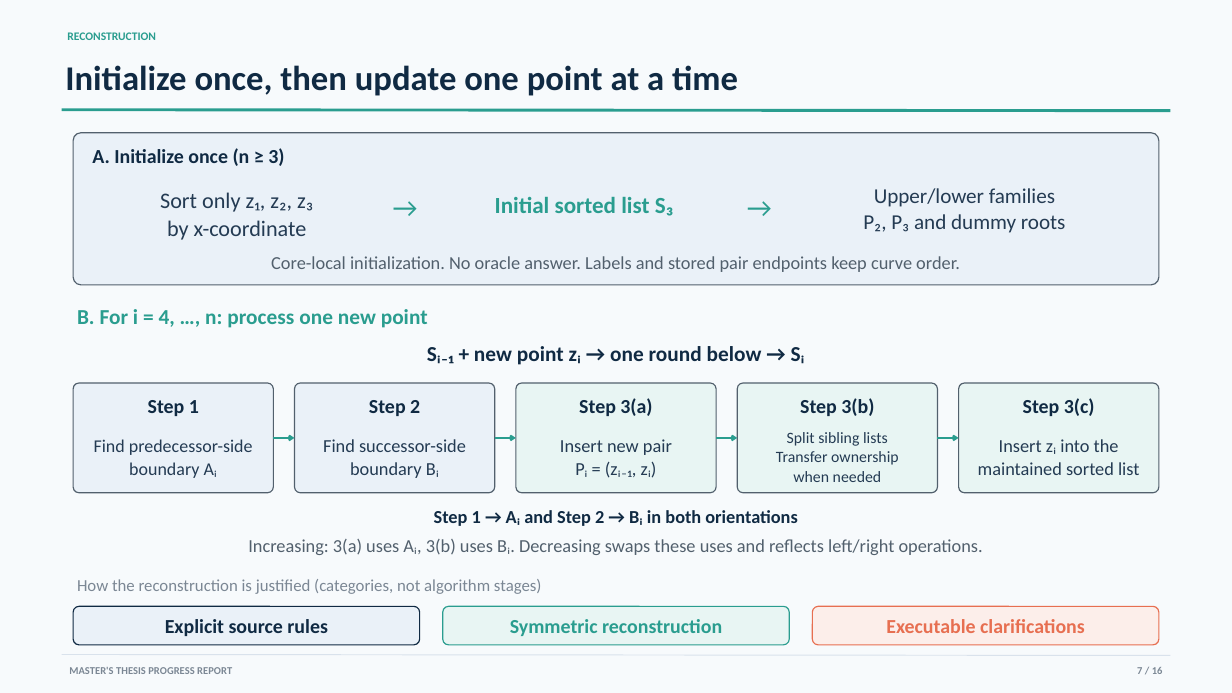
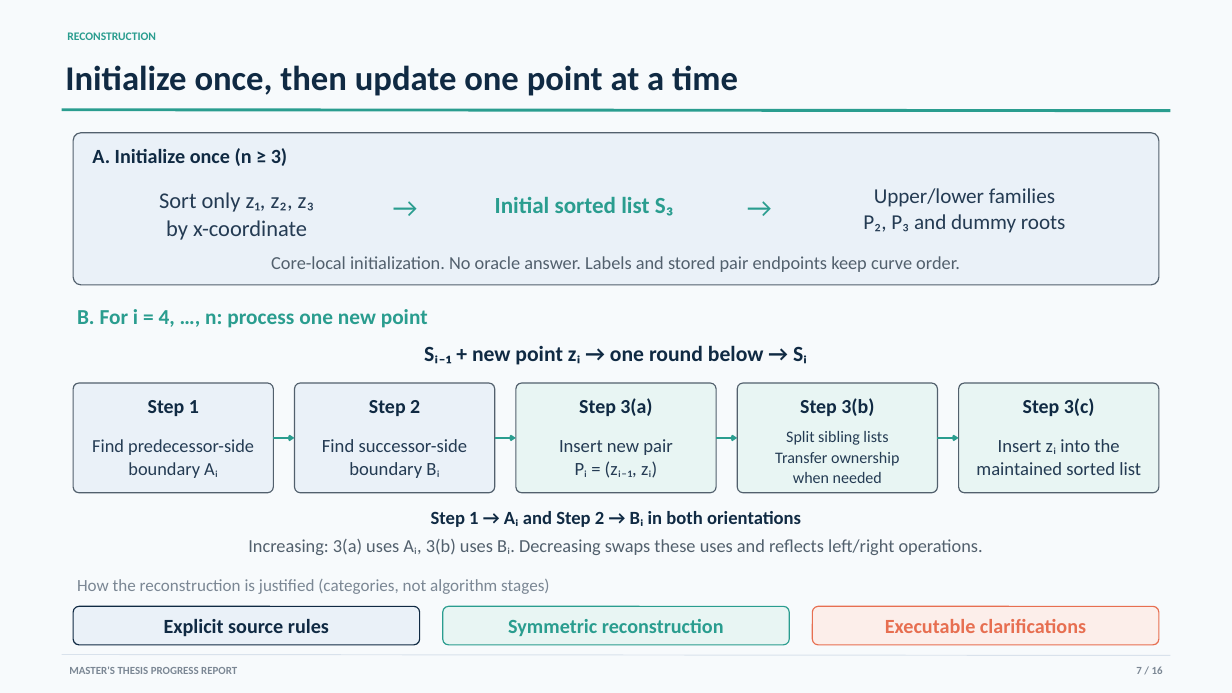
Before and after one commit to YixueWang983/jordan-sorting, a slide deck: slide 7 of presentations/progress_report/Jordan_Sorting_Progress_Report.pptx. Drawn at 1232x693 pixels with LibreOffice and Linux fonts; fonts in the diff are those of the drawing. Boxes give left, top, right and bottom in pixels: in the first picture for what was removed or moved away, otherwise in the second. Text is boxed around its words. In the diff, an @@ line names an element or a change of style, - is before the commit and + after.

```diff
--- a/presentations/progress_report/Jordan_Sorting_Progress_Report.pptx
+++ b/presentations/progress_report/Jordan_Sorting_Progress_Report.pptx
@@ text "Sort only z₁, z₂, z₃" at (x1=159, y1=192, x2=314, y2=240): size 17.2 to 17.5 pt @@
@@ text "Sᵢ₋₁ + new point zᵢ ..." at (x1=424, y1=345, x2=807, y2=365): size 16.7 to 16.9 pt @@
@@ text "Find predecessor-side" at (x1=92, y1=439, x2=254, y2=478): size 14 to 14.3 pt @@
@@ text "Split sibling lists" at (x1=775, y1=431, x2=899, y2=483): size 12.3 to 12.5 pt @@
@@ size 14.2 to 14.5 pt in 3 elements at (x1=322, y1=439, x2=468, y2=478), (x1=559, y1=439, x2=672, y2=478), (x1=976, y1=439, x2=1141, y2=475) @@
@@ text "Step 1 → Aᵢ and ..." at (x1=431, y1=511, x2=801, y2=527): size 14.3 to 14.5 pt @@
@@ text "How the reconstruction is justified ..." at (x1=77, y1=579, x2=549, y2=594): size 13.1 to 13.3 pt @@
@@ size 15.5 to 15.7 pt in 4 elements at (x1=92, y1=148, x2=287, y2=166), (x1=164, y1=619, x2=329, y2=636), (x1=508, y1=619, x2=724, y2=636), (x1=885, y1=619, x2=1086, y2=633) @@
@@ text "MASTER'S THESIS PROGRESS REPORT" at (x1=69, y1=666, x2=237, y2=674): size 8.2 to 8.5 pt @@
@@ text "7 / 16" at (x1=1136, y1=666, x2=1163, y2=674): size 8.2 to 8.5 pt @@
```
Also in this commit, not shown: 2 other slides changed, 5 other files.
